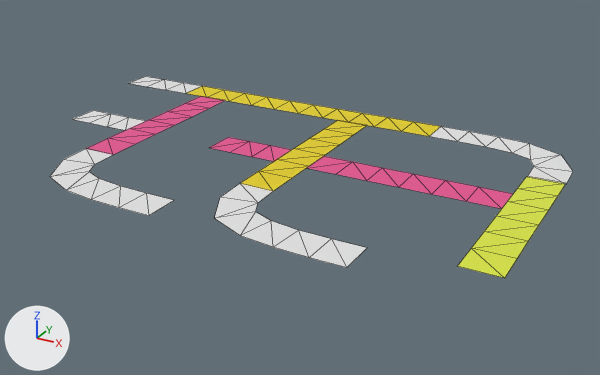
One commit to the COLLADA model self_driving_car_pkg/models/PathPlanning_track/meshes/road_backup.dae: the scene before it, then after it.
Before and after are seen from a 50 mm camera at (124.9, -162.3, 61.0) aimed at (53.3, -32.1, -4.2). The axes (+X, +Y, +Z) are drawn at lower left. The lights are the same throughout. Mesh edges are drawn as thin lines. Where no turn or scale is listed for an object, it has been applied to the vertices.

In view in the first picture: 'road_large', 'road_small.001', 'road_small.002', 'road_small.004', 'roaf_medium', 'roaf_medium.001', 'roaf_medium.002', 'roaf_medium.003', 'turning', 'turning.001', 'turning.003'.
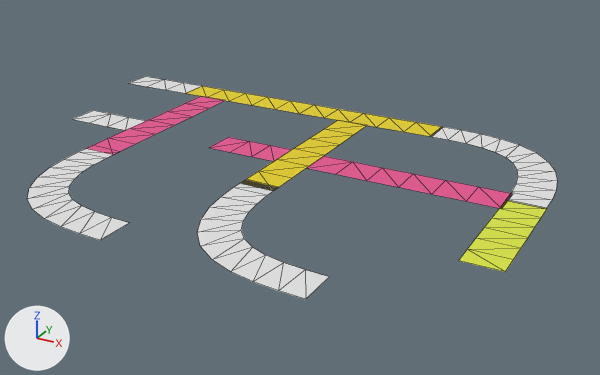
Commit message: more curved turns for Path planning

Where the change shows, as pixel boxes [x1, y1, x2, y2] in the pictures (600 x 375 px):
'road_piece.010', added
    after: [197, 180, 329, 299]
'roaf_medium', moved, rescaled (19% narrower, 29% shorter)
    before: [458, 176, 565, 278]
    after: [459, 200, 546, 272]
'turning.001', deleted
    before: [215, 184, 366, 268]
'road_piece.006', added
    after: [27, 149, 129, 240]
'road_piece.008', added
    after: [430, 127, 557, 209]
'turning.003', deleted
    before: [50, 149, 174, 216]
'turning', deleted
    before: [430, 126, 573, 184]

Diff of the bpy script that builds the scene:
```diff
--- a/self_driving_car_pkg/models/PathPlanning_track/meshes/road_backup.dae.py
+++ b/self_driving_car_pkg/models/PathPlanning_track/meshes/road_backup.dae.py
@@ me_plane_026 @@
+me_plane_026.from_pydata(...)  # 24 vertices, 22 faces; spans x -30.4..-0.2, y -3.0..29.2, z 0.0
@@ me_plane_002 @@
+me_plane_002.from_pydata(...)  # 24 vertices, 22 faces; spans x 0.3..30.8, y -28.7..3.0, z 0.0
@@ ob_turning_003 @@
-ob_turning_003 = bpy.data.objects.new('turning.003', me_plane_015)
-ob_turning_003.location = (44.4, -60.2, 0.0)
@@ ob_turning_001 @@
-ob_turning_001 = bpy.data.objects.new('turning.001', me_plane_011)
-ob_turning_001.location = (81.6, -60.2, 0.0)
@@ ob_turning @@
-ob_turning = bpy.data.objects.new('turning', me_plane_010)
-ob_turning.location = (65.7, 0.7, 0.0)
@@ ob_roaf_medium @@
 ob_roaf_medium = bpy.data.objects.new('roaf_medium', me_plane_003)
-ob_roaf_medium.location = (96.3, -49.9, 0.0)
+ob_roaf_medium.location = (95.9, -49.9, 0.0)
 ob_roaf_medium.rotation_euler = (0.0, 0.0, 1.571)  # degrees (0, 0, 90)
-ob_roaf_medium.scale = (3.31, 3.62, 1.0)
+ob_roaf_medium.scale = (2.12, 3.62, 1.0)
@@ ob_road_piece_006 @@
+ob_road_piece_006 = bpy.data.objects.new('road_piece.006', me_plane_026)
+ob_road_piece_006.location = (40.4, -71.2, 0.0)
@@ ob_road_piece_008 @@
+ob_road_piece_008 = bpy.data.objects.new('road_piece.008', me_plane_002)
+ob_road_piece_008.location = (68.7, 0.7, 0.0)
@@ ob_road_piece_010 @@
+ob_road_piece_010 = bpy.data.objects.new('road_piece.010', me_plane_026.copy())
+ob_road_piece_010.location = (77.6, -71.2, 0.0)
```
